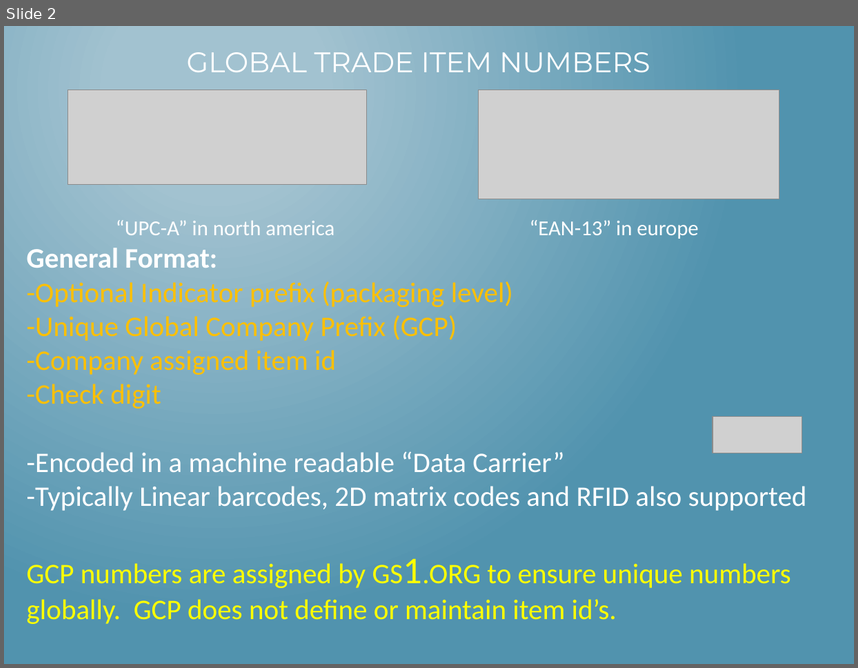
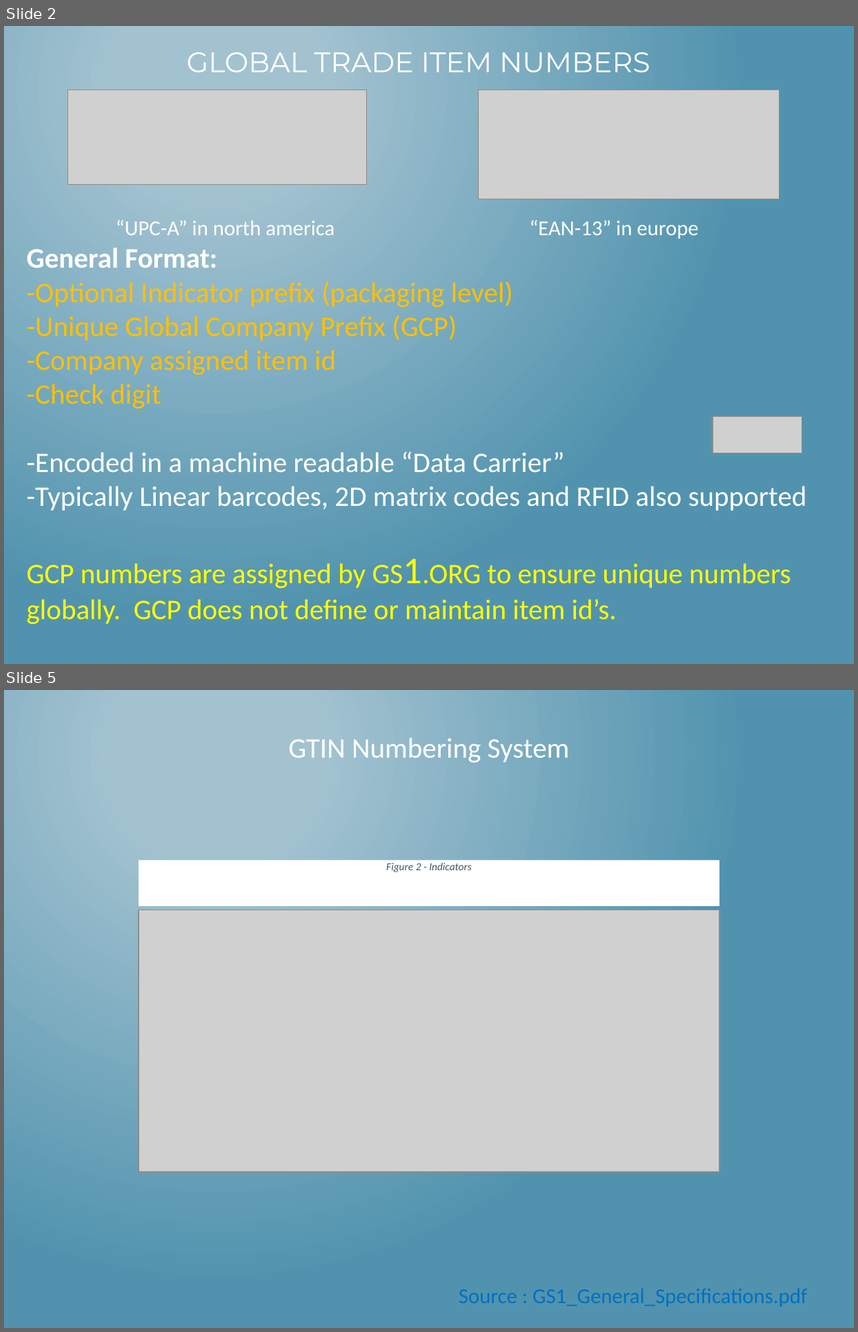
Before and after one commit to rlisbona/MSDS-7330-Term-Paper-1, a slide deck: Paper/Insights using MySQL to explore Global Trade Item.pptx. Shown one above the other, each under a label of ours: slide 2 before the commit, slides 2 and 5 after it; the slides between them are not shown. The pictures are 858x668 and 858x1332 pixels, drawn with LibreOffice and Linux fonts; fonts in the diff are those of the drawing; grey boxes stand for pictures. Boxes give left, top, right and bottom in pixels: in the first picture for what was removed or moved away, otherwise in the second. Text is boxed around its words. In the diff, an @@ line names an element or a change of style, - is before the commit and + after.

```diff
--- a/Paper/Insights using MySQL to explore Global Trade Item.pptx
+++ b/Paper/Insights using MySQL to explore Global Trade Item.pptx
@@ slide 5 added at [4, 690, 854, 1328], background gradient #A3C3D1 to #5194AF @@
@@ text added at [288, 738, 570, 762], 24 pt, text #FFFFFF @@
+GTIN Numbering System
@@ rectangle added at [139, 860, 719, 906], fill #FFFFFF, 9 pt, text #44546A, italic @@
+Figure 2 - Indicators
@@ picture added at [139, 909, 719, 1171] @@
@@ text added at [459, 1288, 807, 1306], 18 pt, text #0070C0 @@
+Source : GS1_General_Specifications.pdf
```
Also in this commit, not shown: 1 slide changed, 4 other slides added, 4 other files.
